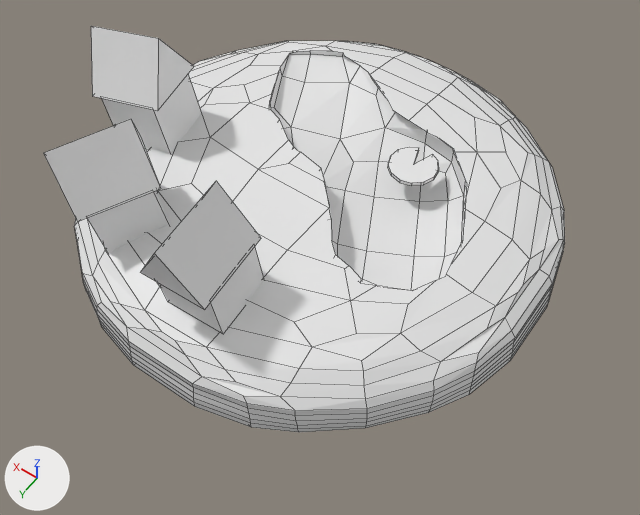
A saved change to the Blender file blends/lilypad-village.blend.
Rendered twice from a 50 mm camera at (-14.1, 19.7, 27.6) aimed at (-1.7, 2.3, 0.4). Arrows for +X, +Y and +Z are at lower left; the lights stay in place. Mesh edges are drawn as thin lines.
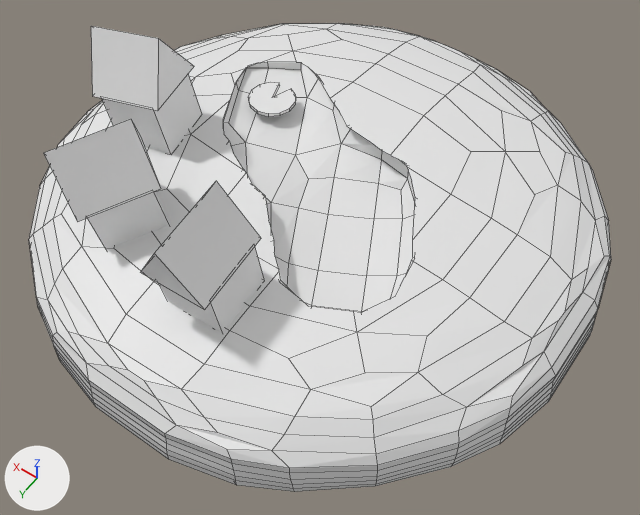
ob_icosphere_002 is not drawn itself; it is used by a modifier of ob_cylinder.
ob_cylinder_005 is not drawn itself; it is used by a modifier of ob_cylinder_004.

Pixel boxes (x1, y1, x2, y2) of what changed, in the pictures (640 x 515 px):
```json
{"object": "Cylinder-col", "change": "added", "after": [29, 23, 611, 492]}
{"object": "Cylinder", "change": "deleted", "before": [74, 41, 565, 432]}
{"object": "Cylinder.004", "change": "deleted", "before": [388, 147, 439, 186]}
{"object": "Cylinder.004-col", "change": "added", "after": [248, 82, 296, 117]}
```

Scene script edits in JSON lines:
```json
{"op": "add", "block": "me_cylinder_004_1", "code": ["me_cylinder_004_1 = bpy.data.meshes.new('Cylinder.004')", "me_cylinder_004_1.from_pydata(...)  # 28 vertices, 16 faces; spans x -0.99..0.99, y -0.93..1.0, z -1.0..1.0"]}
{"op": "add", "block": "me_cylinder_1", "code": ["me_cylinder_1 = bpy.data.meshes.new('Cylinder')", "me_cylinder_1.from_pydata(...)  # 496 vertices, 445 faces; spans x -0.97..0.97, y -0.97..0.97, z -1.0..2.64"]}
{"op": "remove", "block": "ob_cylinder", "code": ["ob_cylinder = bpy.data.objects.new('Cylinder', me_cylinder)", "ob_cylinder.location = (0.0, 0.0, 0.0)", "ob_cylinder.scale = (10.0, 10.0, 1.0)", "_m = ob_cylinder.modifiers.new('Boolean', 'BOOLEAN')", "_m.object = ob_icosphere_002"]}
{"op": "set", "path": "ob_icosphere_002.location", "old": "(-3.363, -0.282, 1.905)", "new": "(-2.399, 1.552, 1.905)"}
{"op": "remove", "block": "ob_cylinder_004", "code": ["ob_cylinder_004 = bpy.data.objects.new('Cylinder.004', me_cylinder_004)", "ob_cylinder_004.location = (-2.85, -2.36, 2.19)", "ob_cylinder_004.scale = (1.0, 1.0, -0.0824)", "_m = ob_cylinder_004.modifiers.new('Boolean', 'BOOLEAN')", "_m.object = ob_cylinder_005"]}
{"op": "set", "path": "ob_cylinder_005.parent", "old": "ob_cylinder_004", "new": "ob_cylinder_004_col"}
{"op": "add", "block": "ob_cylinder_004_col", "code": ["ob_cylinder_004_col = bpy.data.objects.new('Cylinder.004-col', me_cylinder_004_1)", "ob_cylinder_004_col.location = (4.04, -2.22, 2.19)", "ob_cylinder_004_col.scale = (1.0, 1.0, -0.0824)"]}
{"op": "add", "block": "ob_cylinder_col", "code": ["ob_cylinder_col = bpy.data.objects.new('Cylinder-col', me_cylinder_1)", "ob_cylinder_col.location = (0.0, 0.0, -0.6)", "ob_cylinder_col.scale = (11.9, 11.9, 1.19)"]}
```
